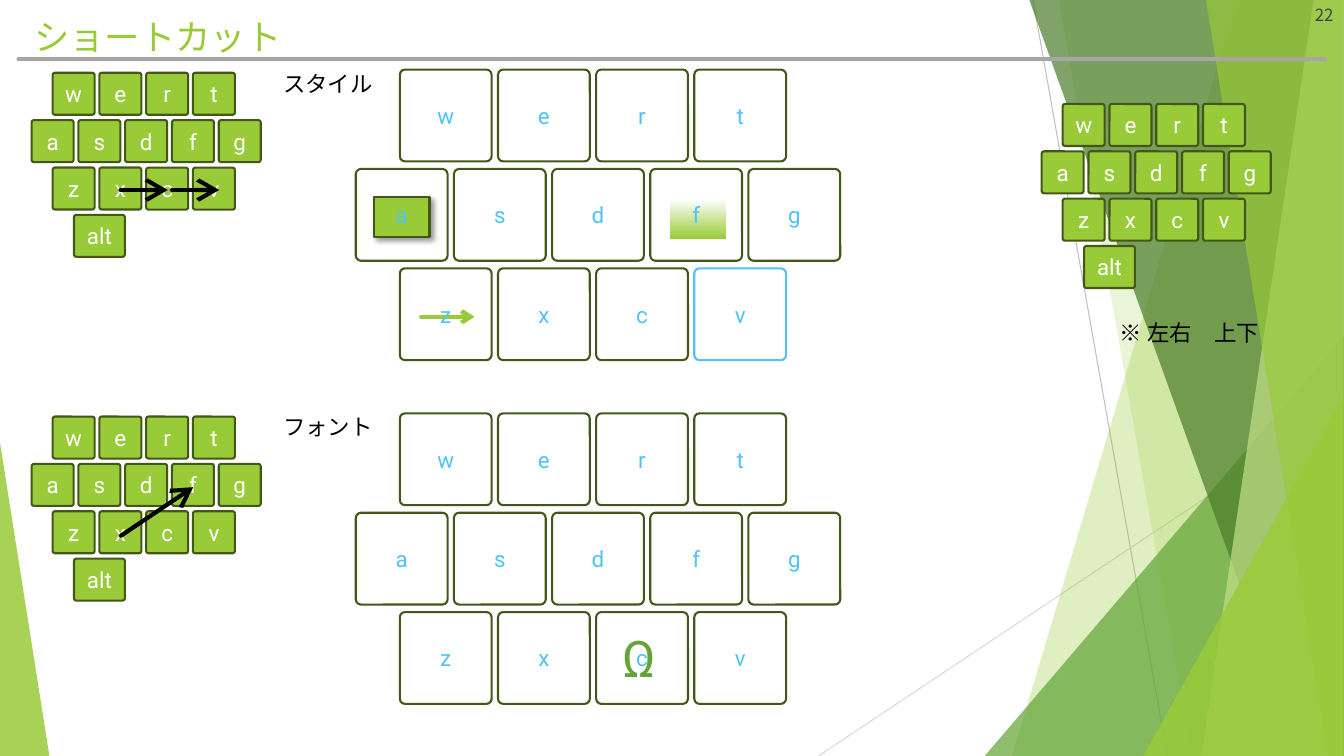
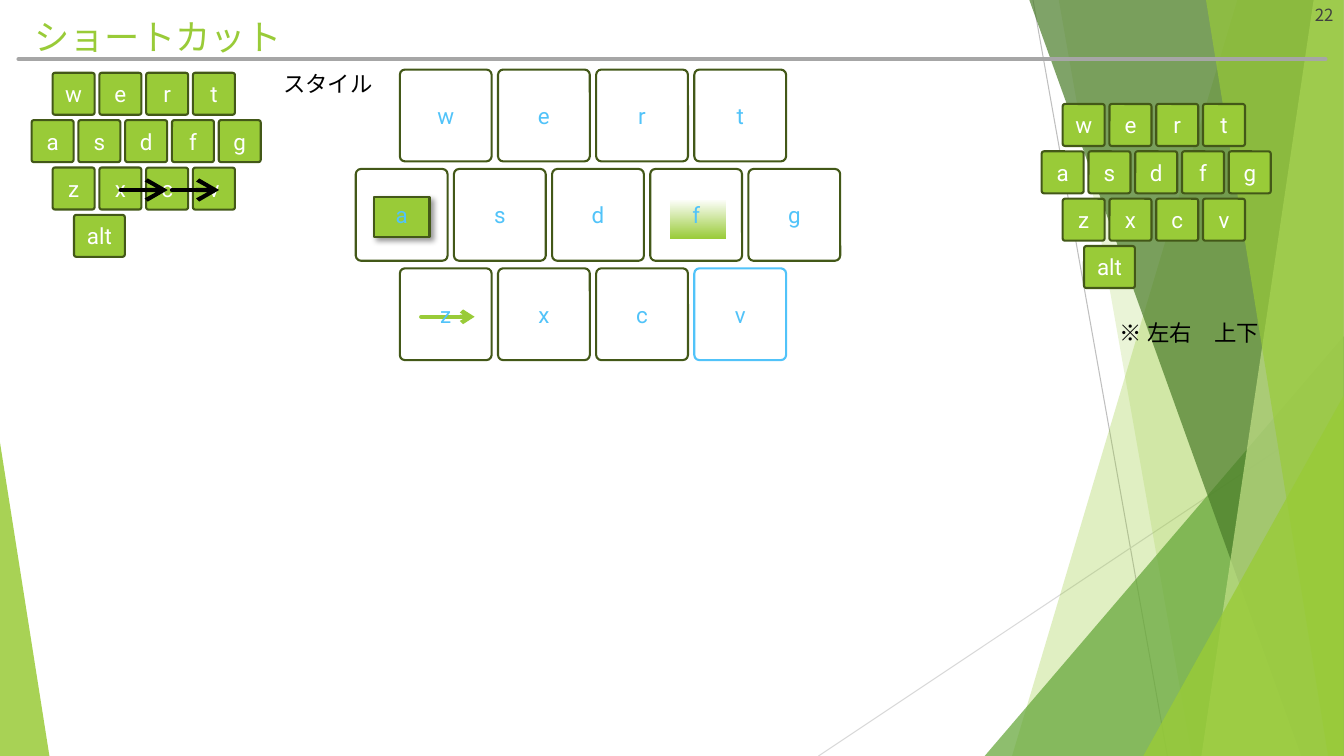
Before and after one commit to hitsuji-ga-u/pawapo, a slide deck: slide 22 of slide/customUI_debug.pptm. Drawn at 1344x756 pixels with LibreOffice and Linux fonts; fonts in the diff are those of the drawing. Boxes give left, top, right and bottom in pixels: in the first picture for what was removed or moved away, otherwise in the second. Text is boxed around its words. In the diff, an @@ line names an element or a change of style, - is before the commit and + after.

```diff
--- a/slide/customUI_debug.pptm
+++ b/slide/customUI_debug.pptm
@@ rounded rectangle removed at [52, 416, 95, 459] @@
-w
@@ rounded rectangle removed at [100, 416, 142, 459] @@
-e
@@ rounded rectangle removed at [146, 416, 189, 459] @@
-r
@@ rounded rectangle removed at [193, 416, 235, 459] @@
-t
@@ text removed at [283, 417, 372, 437] @@
-フォント
@@ rounded rectangle removed at [400, 413, 492, 505] @@
-w
@@ rounded rectangle removed at [498, 413, 590, 505] @@
-e
@@ rounded rectangle removed at [596, 413, 688, 505] @@
-r
@@ rounded rectangle removed at [695, 413, 786, 505] @@
-t
@@ rounded rectangle removed at [31, 464, 74, 506] @@
-a
@@ rounded rectangle removed at [79, 464, 121, 506] @@
-s
@@ rounded rectangle removed at [125, 464, 167, 506] @@
-d
@@ rounded rectangle removed at [172, 464, 215, 506] @@
-f
@@ rounded rectangle removed at [219, 464, 261, 506] @@
-g
@@ arrow removed from (121, 535) to (194, 487) @@
@@ rounded rectangle removed at [52, 511, 95, 554] @@
-z
@@ rounded rectangle removed at [100, 511, 142, 554] @@
-x
@@ rounded rectangle removed at [146, 511, 189, 554] @@
-c
@@ rounded rectangle removed at [193, 511, 235, 554] @@
-v
@@ rounded rectangle removed at [356, 513, 448, 605] @@
-a
@@ rounded rectangle removed at [454, 513, 545, 605] @@
-s
@@ rounded rectangle removed at [553, 513, 644, 605] @@
-d
@@ rounded rectangle removed at [650, 513, 742, 605] @@
-f
@@ rounded rectangle removed at [748, 513, 840, 605] @@
-g
@@ rounded rectangle removed at [74, 559, 124, 601] @@
-alt
@@ rounded rectangle removed at [400, 612, 492, 704] @@
-z
@@ rounded rectangle removed at [498, 612, 590, 704] @@
-x
@@ rounded rectangle removed at [596, 612, 688, 704] @@
-c
@@ rounded rectangle removed at [695, 612, 786, 704] @@
-v
@@ text removed at [623, 640, 657, 677] @@
-Ω
```
Also in this commit, not shown: 2 other slides changed, 1 slide added, 1 other file.
